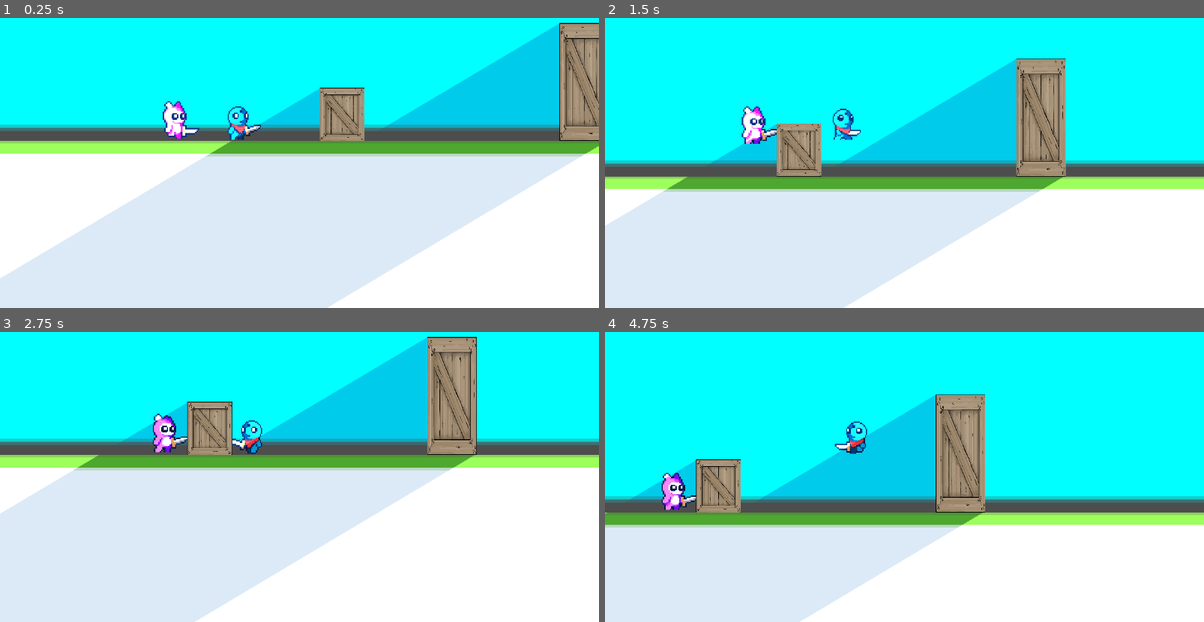
Above: before the commit, frames 1-4 (two rows, left to right).
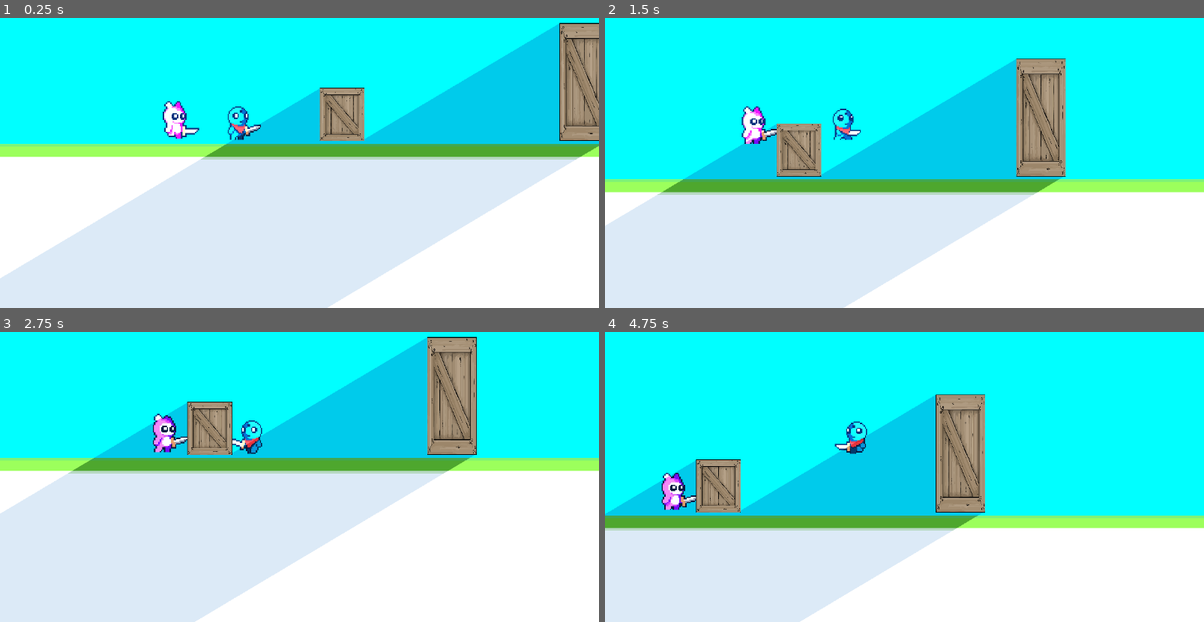
Above: after the commit, the same moments.

Repository: Emily-Random/Eclipsed
Game: Godot game, scene res://Main.tscn
Same seed, same stepped clock (60 frames per second), same inputs: the game is played once before the commit and once after it.
Inputs (mouse positions are in pixels of both pictures, inside the frame that each line leads up to):
- Up to frame 1 (0.25 s): no input
- Up to frame 2 (1.5 s): move the mouse to (1036, 122) at 0.52 s; hold D (Right) from 0.53 s (still down); click (1036, 122) at 0.6 s; tap Space (Jump) at 0.77 s; move the mouse to (784, 157) at 1.27 s; click (784, 157) at 1.35 s
- Up to frame 3 (2.75 s): tap Space (Jump) at 1.52 s; move the mouse to (359, 378) at 2.02 s; release D (Right) at 2.03 s; hold Left (Left) from 2.03 s (still down); click (359, 378) at 2.1 s
- Up to frame 4 (4.75 s): move the mouse to (874, 520) at 2.77 s; release Left (Left) at 2.78 s; hold D (Right) 2.78-4.28 s; click (874, 520) at 2.85 s; tap Space (Jump) at 3.02, 3.77, 4.52 s; move the mouse to (1084, 503) at 3.52 s; click (1084, 503) at 3.6 s; move the mouse to (724, 404) at 4.27 s; hold Left (Left) from 4.28 s (still down); click (724, 404) at 4.35 s

The runs differ from the first frame. In frame 1, 8.1% of the frame differs, in the area x 0-100%, y 36-49%; in frame 2, 8.2%, in the area x 0-100%, y 49-61%; in frame 3, 8.0%; in frame 4, 8.1%.

Commit message:
Add CollisionShape2D to Area2D Nodes

Diff:
--- a/Main.tscn
+++ b/Main.tscn
@@ -447,6 +447,9 @@
 "speed": 5.0
 }]
 
+[sub_resource type="RectangleShape2D" id="RectangleShape2D_lclub"]
+size = Vector2(9, 3)
+
 [sub_resource type="RectangleShape2D" id="RectangleShape2D_bjuft"]
 size = Vector2(12, 13)
 
@@ -619,16 +622,20 @@
 [sub_resource type="OccluderPolygon2D" id="OccluderPolygon2D_mtunv"]
 polygon = PackedVector2Array(-220, -80, -220, -60, -203, -60, -203, -80)
 
+[sub_resource type="RectangleShape2D" id="RectangleShape2D_x4aex"]
+
 [sub_resource type="RectangleShape2D" id="RectangleShape2D_k2qhl"]
 size = Vector2(19, 45)
 
 [sub_resource type="OccluderPolygon2D" id="OccluderPolygon2D_hwgkr"]
 polygon = PackedVector2Array(-2, -27, -1, 18, 17, 18, 17, -27)
 
+[sub_resource type="RectangleShape2D" id="RectangleShape2D_khx2h"]
+
 [sub_resource type="PhysicsMaterial" id="PhysicsMaterial_dow2w"]
 
 [sub_resource type="RectangleShape2D" id="RectangleShape2D_p8mhc"]
-size = Vector2(1238, 62)
+size = Vector2(1539, 62)
 
 [node name="Node2D" type="Node2D"]
 
@@ -636,7 +643,7 @@
 self_modulate = Color(0, 1, 1, 1)
 light_mask = 2
 visibility_layer = 2
-position = Vector2(362.5, -215.5)
+position = Vector2(358, -208)
 scale = Vector2(2.32214, 1.19613)
 texture = ExtResource("1_jhfap")
 
@@ -668,6 +675,12 @@
 sprite_frames = SubResource("SpriteFrames_actmg")
 animation = &"Attack"
 
+[node name="ShadowArea" type="Area2D" parent="Player"]
+
+[node name="CollisionShape2D" type="CollisionShape2D" parent="Player/ShadowArea"]
+position = Vector2(-23.5, -0.5)
+shape = SubResource("RectangleShape2D_lclub")
+
 [node name="Enemy" type="CharacterBody2D" parent="." groups=["enemy"]]
 script = ExtResource("11_nrmh0")
 
@@ -705,6 +718,12 @@
 position = Vector2(228, 60)
 occluder = SubResource("OccluderPolygon2D_mtunv")
 
+[node name="Area2D" type="Area2D" parent="box" groups=["shadow_caster"]]
+
+[node name="CollisionShape2D" type="CollisionShape2D" parent="box/Area2D"]
+position = Vector2(-1, -7)
+shape = SubResource("RectangleShape2D_x4aex")
+
 [node name="box2" type="RigidBody2D" parent="." groups=["box"]]
 
 [node name="Sprite2D" type="Sprite2D" parent="box2"]
@@ -721,16 +740,22 @@
 position = Vector2(102, -17)
 occluder = SubResource("OccluderPolygon2D_hwgkr")
 
+[node name="Area2D" type="Area2D" parent="box2" groups=["shadow_caster"]]
+
+[node name="CollisionShape2D" type="CollisionShape2D" parent="box2/Area2D"]
+position = Vector2(90, -8)
+shape = SubResource("RectangleShape2D_khx2h")
+
 [node name="floor" type="StaticBody2D" parent="."]
 physics_material_override = SubResource("PhysicsMaterial_dow2w")
 
 [node name="CollisionShape2D" type="CollisionShape2D" parent="floor"]
-position = Vector2(525, 28)
+position = Vector2(374.5, 28)
 shape = SubResource("RectangleShape2D_p8mhc")
 debug_color = Color(0, 0.647674, 0.204351, 0.42)
 
 [node name="Sprite2D" type="Sprite2D" parent="floor"]
-position = Vector2(359, 176.813)
+position = Vector2(354, 178)
 scale = Vector2(1.91217, 0.989986)
 texture = ExtResource("5_i388n")
 
Not shown: 1 places in Main.tscn that only renumber resources
